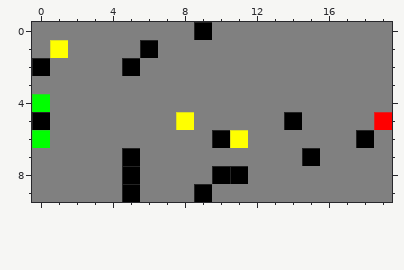
A pixel-art sprite gets an edit: CPS-Projet/saved.png. Above is the file before it was changed.
The file is 400x200 pixels, drawn in blocks of 20x20; one block is one cell here.
And afterwards:
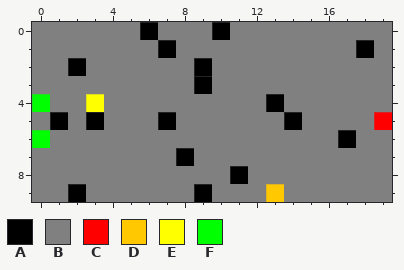
Palette (. is transparent): A #000000  B #808080  C #ff0000  D #ffc800  E #ffff00  F #00ff00
Changes in this commit:
Changed rows in their new state; - is an unchanged pixel.
first column x 0:
 0 ------A--BA--------
 1 -B----BA----------A
 2 B-A--B---A---------
 3 ---------A---------
 4 ---E---------A-----
 5 BA-A---AB----------
 6 ----------BB-----AB
 7 -----B--A------B---
 8 -----B----B--------
 9 --A--B-------D-----
Pixel boxes of the changes (left, top, right, bottom) in both pictures:
changed: (32, 22, 374, 202)
